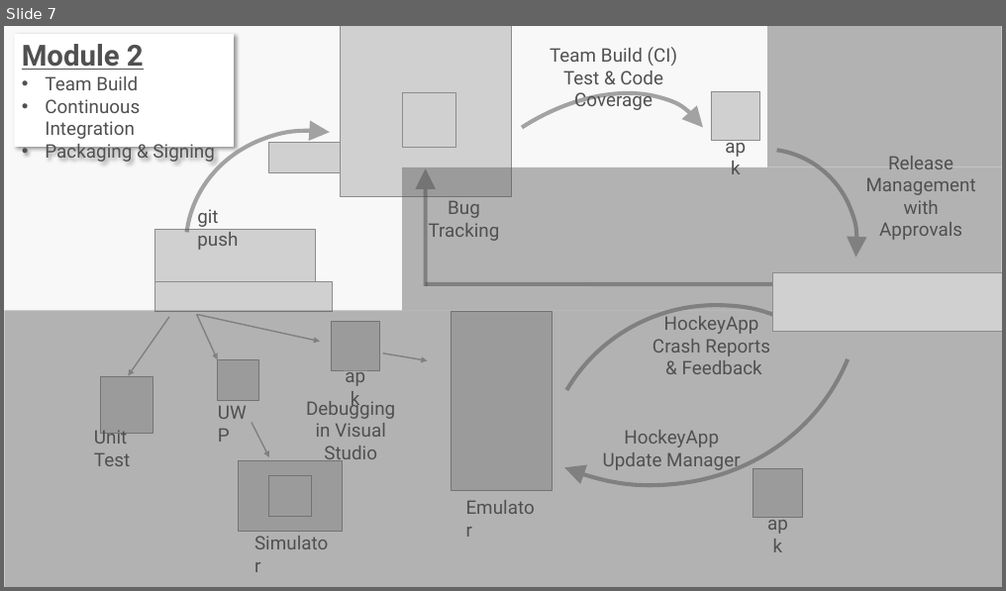
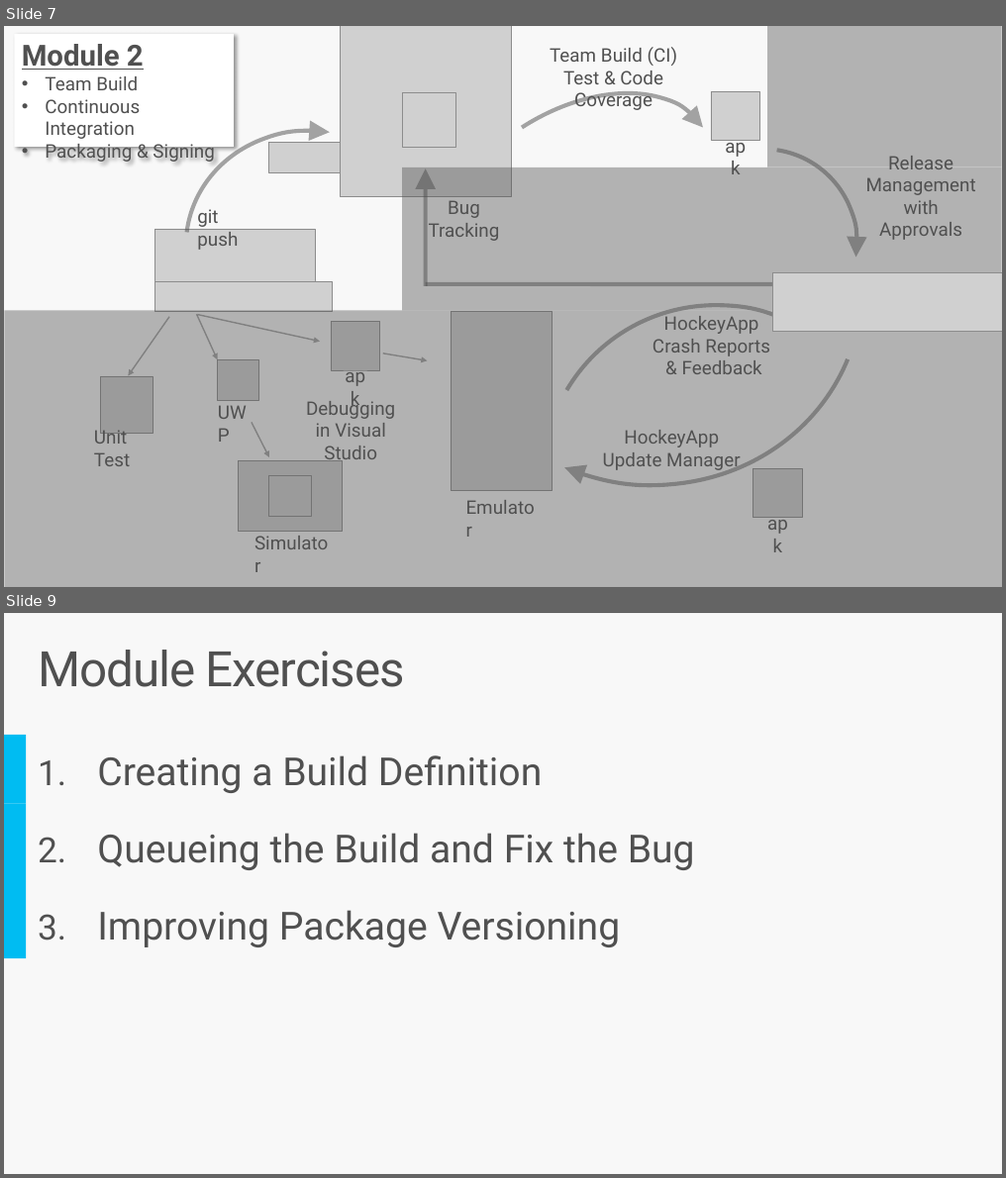
Before and after one commit to sriramdasbalaji/CodeLabs-MobileDevOps, a slide deck: Module2-CI/Slides/Mobile DevOps Module 2.pptx. Shown one above the other, each under a label of ours: slide 7 before the commit, slides 7 and 9 after it; the slides between them are not shown. The pictures are 1006x591 and 1006x1178 pixels, drawn with LibreOffice and Linux fonts; fonts in the diff are those of the drawing; grey boxes stand for pictures. Boxes give left, top, right and bottom in pixels: in the first picture for what was removed or moved away, otherwise in the second. Text is boxed around its words. In the diff, an @@ line names an element or a change of style, - is before the commit and + after.

Commit message:
Updates slide decks for all modules with consistent content formatting and other small tweaks

```diff
--- a/Module2-CI/Slides/Mobile DevOps Module 2.pptx
+++ b/Module2-CI/Slides/Mobile DevOps Module 2.pptx
@@ slide 9 added at box(4, 613, 1002, 1174), background #F8F8F8 @@
@@ title added at box(38, 650, 405, 687), 48 pt, text #505050 @@
+Module Exercises
@@ rectangle added at box(4, 735, 26, 804), fill #00BCF2 @@
@@ text added at box(97, 756, 695, 948), 38 pt, text #505050 @@
+1. Creating a Build Definition
+2. Queueing the Build and Fix the Bug
+3. Improving Package Versioning
@@ rectangle added at box(4, 804, 26, 881), fill #00BCF2 @@
@@ rectangle added at box(4, 881, 26, 959), fill #00BCF2 @@
```
Also in this commit, not shown: 4 slides changed, 2 other slides added, 1 slide removed, 2 other files.
